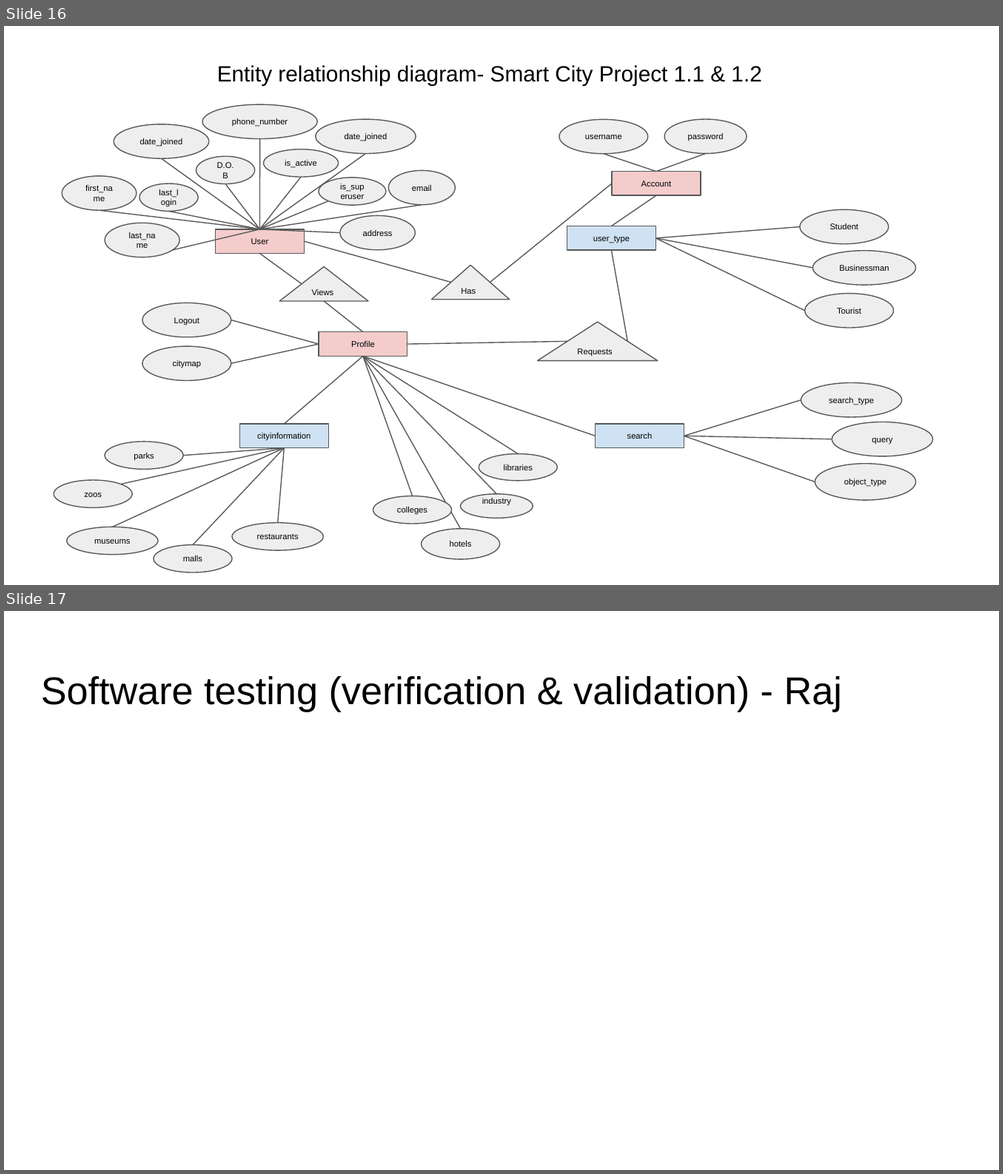
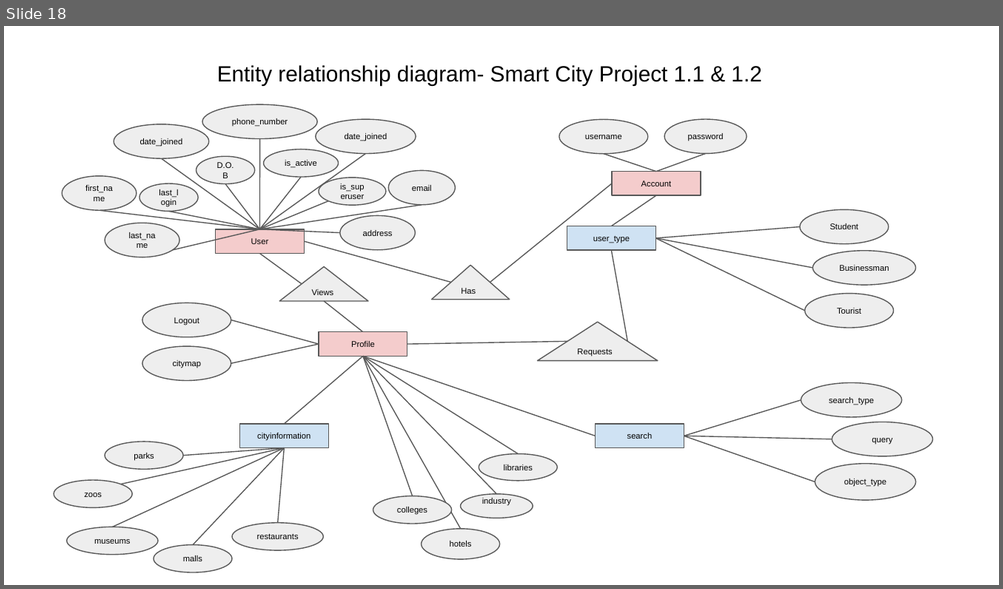
Before and after one commit to n9400419/IFB299, a slide deck: Sprint 1 & 2 artefacts.pptx. Shown one above the other, each under a label of ours: slides 16 and 17 before the commit, slide 18 after it. The pictures are 1003x1174 and 1003x589 pixels, drawn with LibreOffice and Linux fonts; fonts in the diff are those of the drawing. Boxes give left, top, right and bottom in pixels: in the first picture for what was removed or moved away, otherwise in the second. Text is boxed around its words. In the diff, an @@ line names an element or a change of style, - is before the commit and + after.

```diff
--- a/Sprint 1 & 2 artefacts.pptx
+++ b/Sprint 1 & 2 artefacts.pptx
@@ slide 17 removed at <box>4,611,999,1170</box>, background #FFFFFF @@
@@ title removed at <box>41,676,842,712</box> @@
-Software testing (verification & validation) - Raj
@@ what was slide 16 is now slide 18 @@
```
Also in this commit, not shown: 1 slide changed, 2 slides added.
